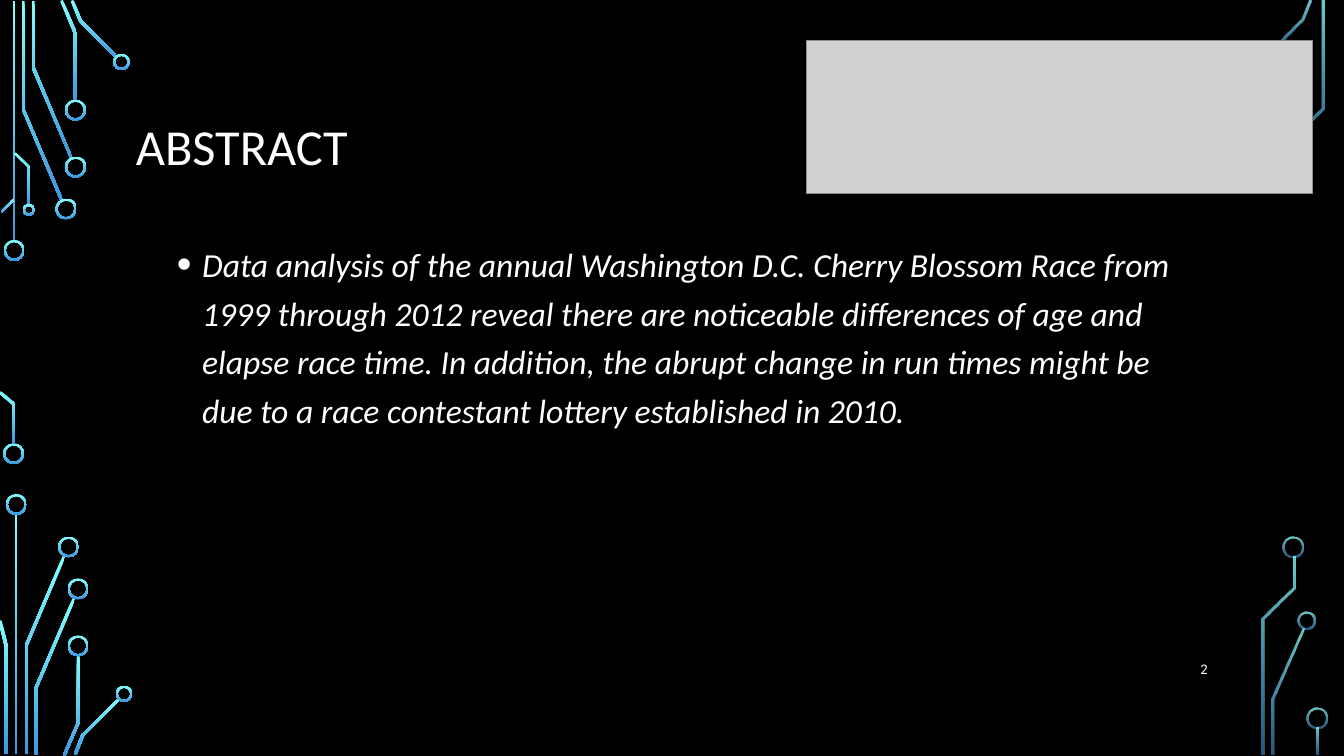
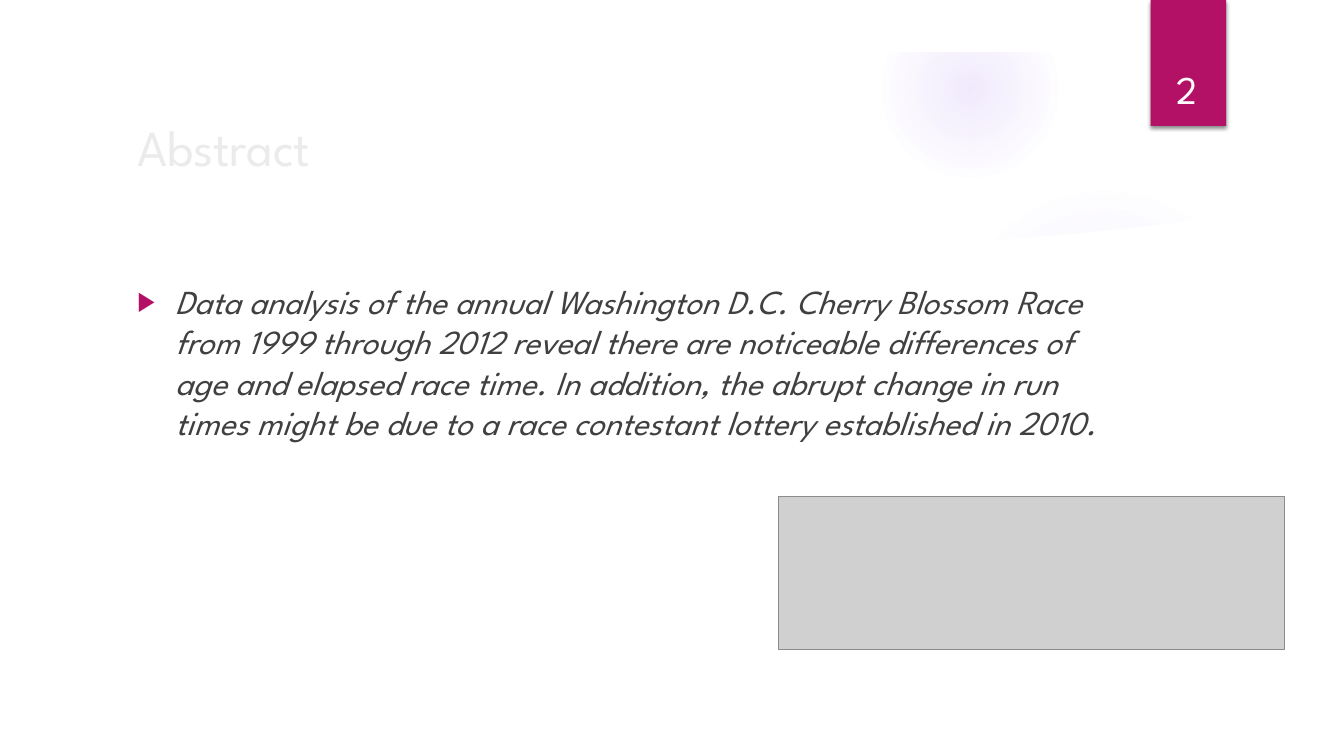
Before and after one commit to elkinst65/QTW_08, a slide deck: slide 2 of infographic.pptx. Drawn at 1344x756 pixels with LibreOffice and Linux fonts; fonts in the diff are those of the drawing; grey boxes stand for pictures; background and template pictures are left out. Boxes give left, top, right and bottom in pixels: in the first picture for what was removed or moved away, otherwise in the second. Text is boxed around its words. In the diff, an @@ line names an element or a change of style, - is before the commit and + after.

Commit message:
Modified the Theme, added Tom's work and minor spelling corrections

```diff
--- a/infographic.pptx
+++ b/infographic.pptx
@@ group added at <box>0,0,1344,756</box>: 5 ellipses, 3 freeform shapes @@
@@ rectangle added at <box>1150,0,1226,126</box>, fill #B31166 @@
@@ page number: place and size @@
-page number at <box>1200,664,1207,674</box>
+page number at <box>1177,77,1198,104</box>
@@ page number at <box>1177,77,1198,104</box>: size 10.5 to 28 pt, font Calibri to League Spartan; alignment right to centre; vertical alignment middle to bottom @@
@@ title at <box>136,132,348,166</box>: text changed; font Calibri to League Spartan; text colour #FFFFFF to #EBEBEB @@
-ABSTRACT
+Abstract
@@ text at <box>175,291,1096,443</box>: text changed; font Calibri to League Spartan; text colour #FFFFFF to #404040 @@
-• Data analysis of the annual Washington D.C. Cherry Blossom Race from 1999 through 2012 reveal there are noticeable differences of age and elapse race time. In addition, the abrupt change in run times might be due to a race contestant lottery established in 2010.
+▶ Data analysis of the annual Washington D.C. Cherry Blossom Race from 1999 through 2012 reveal there are noticeable differences of age and elapsed race time. In addition, the abrupt change in run times might be due to a race contestant lottery established in 2010.
@@ picture: place and size @@
-picture at <box>807,40,1313,194</box>
+picture at <box>778,497,1285,650</box>
@@ group removed at <box>0,0,1328,756</box>: 31 freeform shapes, 3 rectangles @@
```
Also in this commit, not shown: 23 other slides changed, 1 slide added, 1 slide removed.
